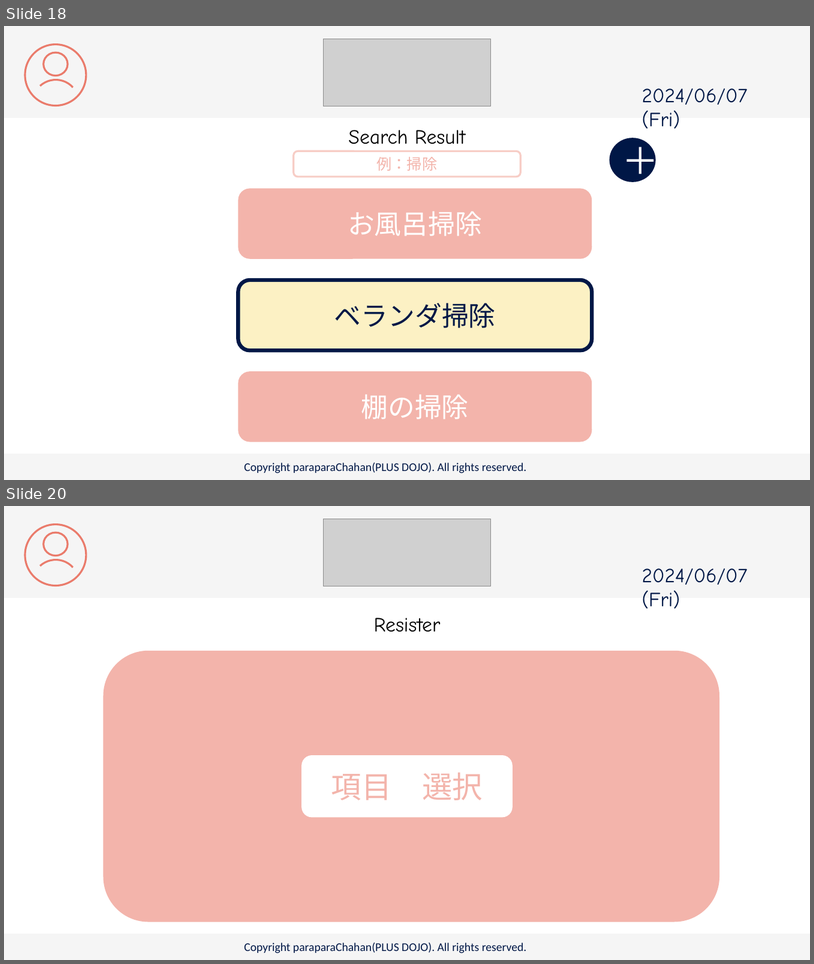
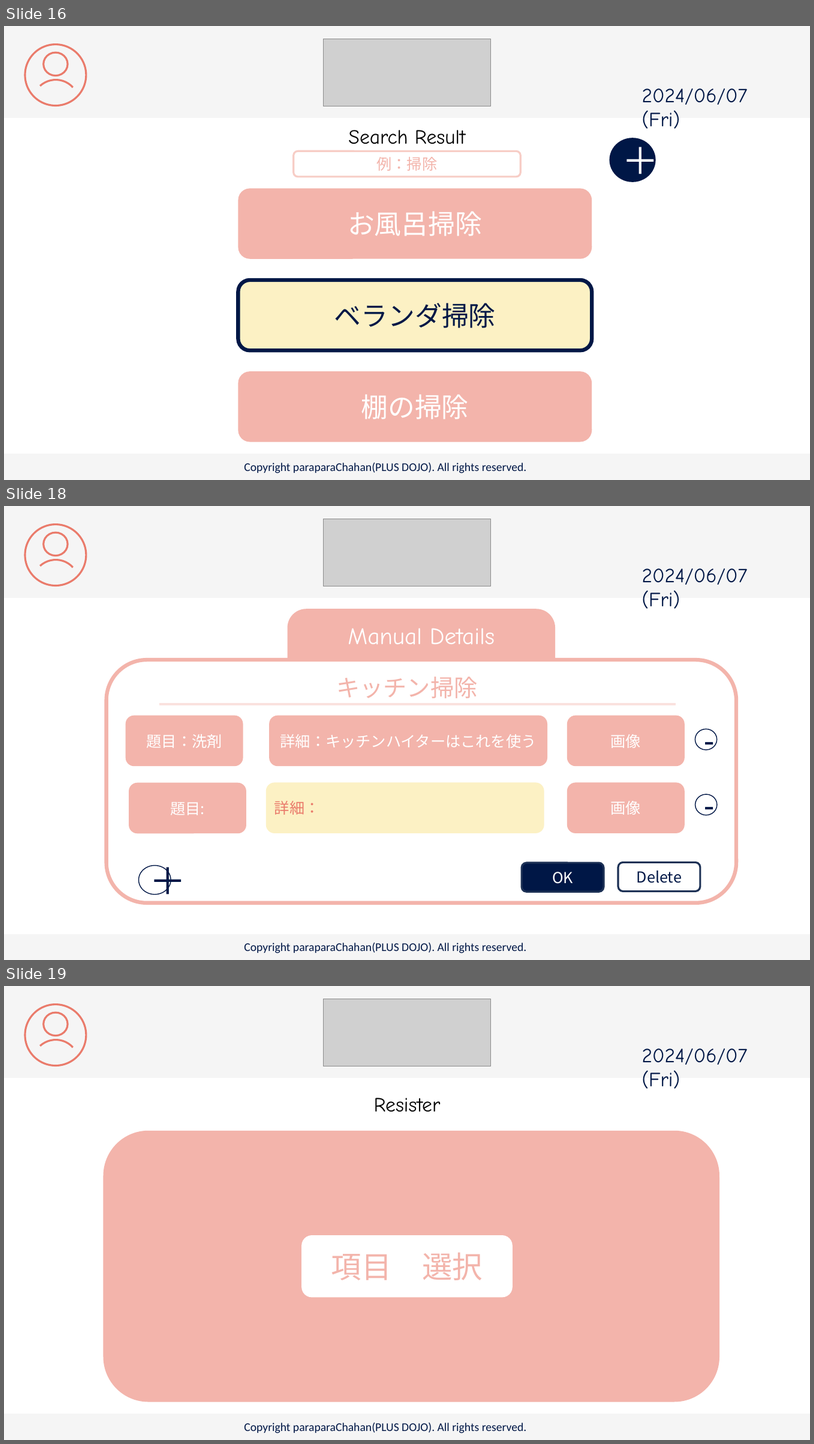
Before and after one commit to plusdojo2024/C2, a slide deck: doc/13_外部設計/famiLink 画面デザイン.pptx. Shown one above the other, each under a label of ours: slides 18 and 20 before the commit, slides 16, 18 and 19 after it; the slides between them are not shown. The pictures are 814x964 and 814x1444 pixels, drawn with LibreOffice and Linux fonts; fonts in the diff are those of the drawing; grey boxes stand for pictures. Boxes give left, top, right and bottom in pixels: in the first picture for what was removed or moved away, otherwise in the second. Text is boxed around its words. In the diff, an @@ line names an element or a change of style, - is before the commit and + after.

```diff
--- a/doc/13_外部設計/famiLink 画面デザイン.pptx
+++ b/doc/13_外部設計/famiLink 画面デザイン.pptx
@@ slide 18 added at (4,506,810,960), background #FFFFFF @@
@@ rectangle added at (4,506,810,598), fill #F5F5F5 @@
@@ picture added at (323,519,492,586) @@
@@ ellipse added at (25,524,86,585), outline #EA7B6B 2.25 pt @@
@@ ellipse added at (44,532,68,556), outline #EA7B6B 2.25 pt @@
@@ arc (boxed as its full ellipse) added at (23,550,89,615), outline #EA7B6B 2.25 pt @@
@@ text added at (642,568,748,609), 24 pt, text #001746 @@
+2024/06/07 (Fri)
@@ round same rect added at (288,609,556,660), fill #F3B4AB @@
@@ text added at (348,628,495,644), 28 pt, text #FFFFFF @@
+Manual Details
@@ rounded rectangle added at (106,660,737,903), outline #F3B4AB 4.5 pt @@
@@ text added at (337,676,478,698), 28 pt, text #F3B4AB @@
+キッチン掃除
@@ rounded rectangle added at (126,715,243,766), fill #F3B4AB, 18 pt, text #FFFFFF @@
+題目：洗剤
@@ line added from (159, 704) to (677, 704), #FAE2DE 3 pt @@
@@ rounded rectangle added at (270,715,548,766), fill #F3B4AB, 18 pt, text #FFFFFF @@
+詳細：キッチンハイターはこれを使う
@@ rounded rectangle added at (567,715,684,766), fill #F3B4AB, 18 pt, text #FFFFFF @@
+画像
@@ ellipse added at (695,729,717,749), fill #FFFFFF, outline #001746 1 pt, 40 pt, text #001746 @@
+-
@@ rounded rectangle added at (129,783,246,833), fill #F3B4AB, 18 pt, text #FFFFFF @@
+題目:
@@ rounded rectangle added at (266,783,544,833), fill #FCF1C4, 18 pt, text #EA7B6B @@
+詳細：
@@ rounded rectangle added at (567,783,684,833), fill #F3B4AB, 18 pt, text #FFFFFF @@
+画像
@@ ellipse added at (695,794,717,814), fill #FFFFFF, outline #001746 1 pt, 40 pt, text #001746 @@
+-
@@ ellipse added at (139,865,171,894), fill #FFFFFF, outline #001746 1 pt, 44 pt, text #001746 @@
+＋
@@ rounded rectangle added at (522,862,604,891), fill #001746, outline #1E3256 2.25 pt, 18 pt, text #FFFFFF @@
+OK
@@ rounded rectangle added at (618,862,701,891), fill #FFFFFF, outline #1E3256 2.25 pt, 18 pt, text #001746 @@
+Delete
@@ rectangle added at (4,934,810,960), fill #F5F5F5 @@
@@ text added at (244,942,527,953), 14 pt, text #001746 @@
+Copyright paraparaChahan(PLUS DOJO). All rights reserved.
@@ what was slide 18 is now slide 16 @@
@@ what was slide 20 is now slide 19 @@
```
Also in this commit, not shown: 7 slides changed, 2 slides removed.
